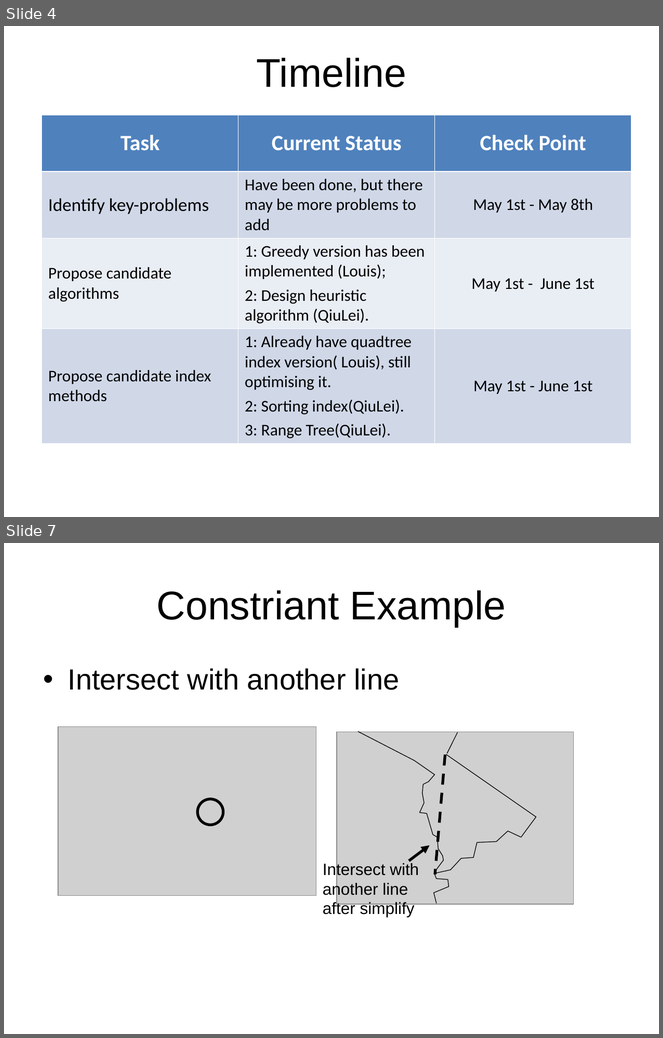
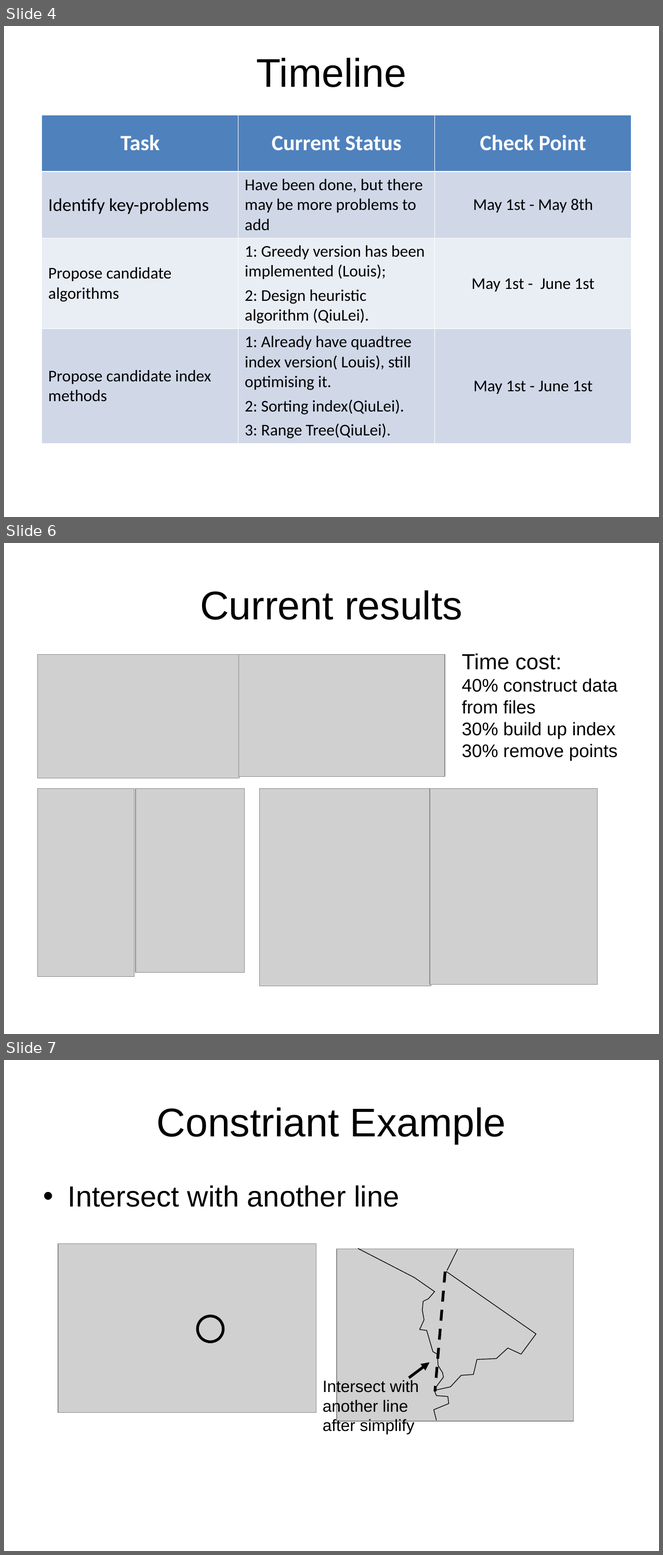
Before and after one commit to xdoobx/2014demo, a slide deck: docs/currentwork_05_06_2014.ppt. Shown one above the other, each under a label of ours: slides 4 and 7 before the commit, slides 4, 6 and 7 after it; the slides between them are not shown. The pictures are 663x1038 and 663x1555 pixels, drawn with LibreOffice and Linux fonts; fonts in the diff are those of the drawing; grey boxes stand for pictures. Boxes give left, top, right and bottom in pixels: in the first picture for what was removed or moved away, otherwise in the second. Text is boxed around its words. In the diff, an @@ line names an element or a change of style, - is before the commit and + after.

Commit message:
optimize data/pointer
will focus on I/O and data structure next

```diff
--- a/docs/currentwork_05_06_2014.ppt
+++ b/docs/currentwork_05_06_2014.ppt
@@ slide 6 added at (4,543,659,1034), background #FFFFFF @@
@@ title added at (200,590,463,620), 44 pt, text #000000 @@
+Current results
@@ picture added at (37,654,239,778) @@
@@ picture added at (239,654,445,776) @@
@@ text added at (462,653,618,761), 20 pt, text #000000 @@
+Time cost:
+40% construct data from files
+30% build up index
+30% remove points
@@ picture added at (37,788,135,977) @@
@@ picture added at (136,788,244,973) @@
@@ picture added at (259,788,431,987) @@
@@ picture added at (430,788,598,984) @@
```
Also in this commit, not shown: 1 slide changed, 1 slide removed, 7 other files.
